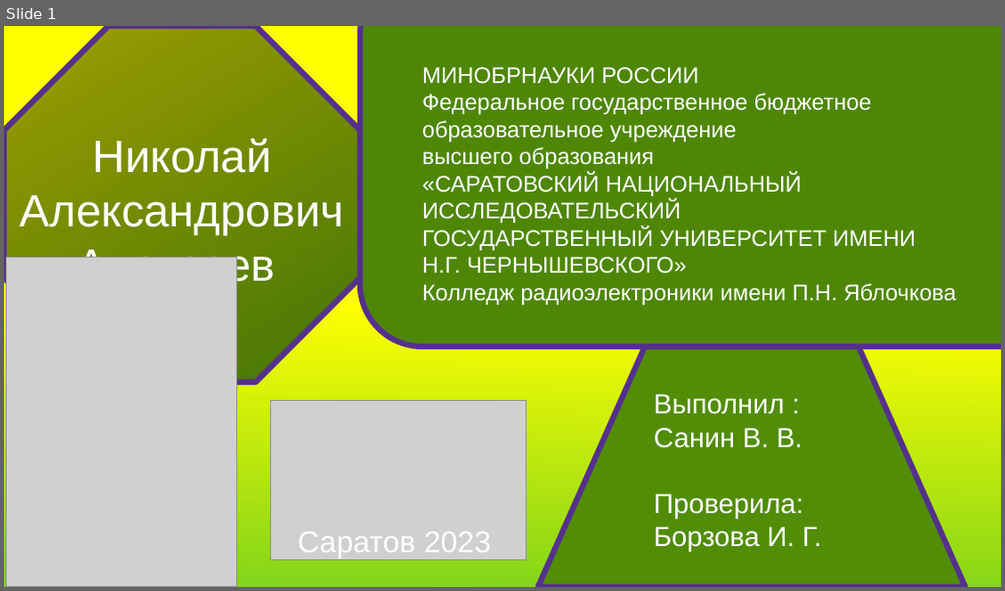
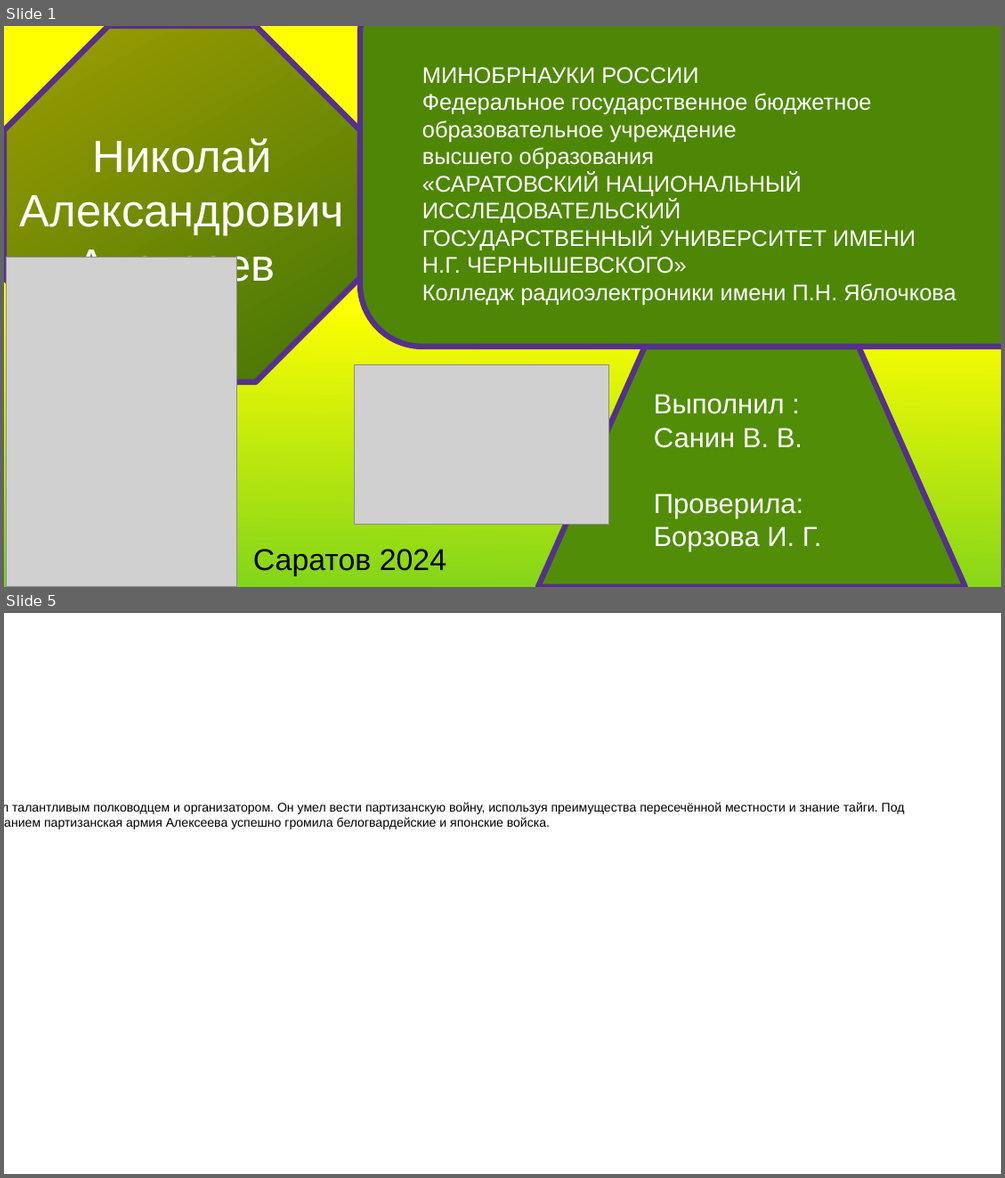
Before and after one commit to Vladsanin777/histori, a slide deck: Без имени 1.odp. Shown one above the other, each under a label of ours: slide 1 before the commit, slides 1 and 5 after it; the slides between them are not shown. The pictures are 1005x591 and 1005x1178 pixels, drawn with LibreOffice and Linux fonts; fonts in the diff are those of the drawing; grey boxes stand for pictures. Boxes give left, top, right and bottom in pixels: in the first picture for what was removed or moved away, otherwise in the second. Text is boxed around its words. In the diff, an @@ line names an element or a change of style, - is before the commit and + after.

```diff
--- a/Без имени 1.odp
+++ b/Без имени 1.odp
@@ slide 5 added at (4, 613, 1001, 1174), background #FFFFFF @@
@@ text added at (12, 802, 905, 829), 10 pt, text #000000 @@
+Алексеев был талантливым полководцем и организатором. Он умел вести партизанскую войну, используя преимущества пересечённой местности и знание тайги. Под его командованием партизанская армия Алексеева успешно громила белогвардейские и японские войска.
@@ slide 1 changed as well @@
@@ picture: place and size @@
-picture at (271, 401, 526, 561)
+picture at (354, 364, 609, 524)
@@ text at (253, 548, 446, 575): text changed; text colour #FFFFFF to #000000 @@
-Саратов 2023
+Саратов 2024
```
Also in this commit, not shown: 14 other slides added, 5 slides removed, 1 other file.
